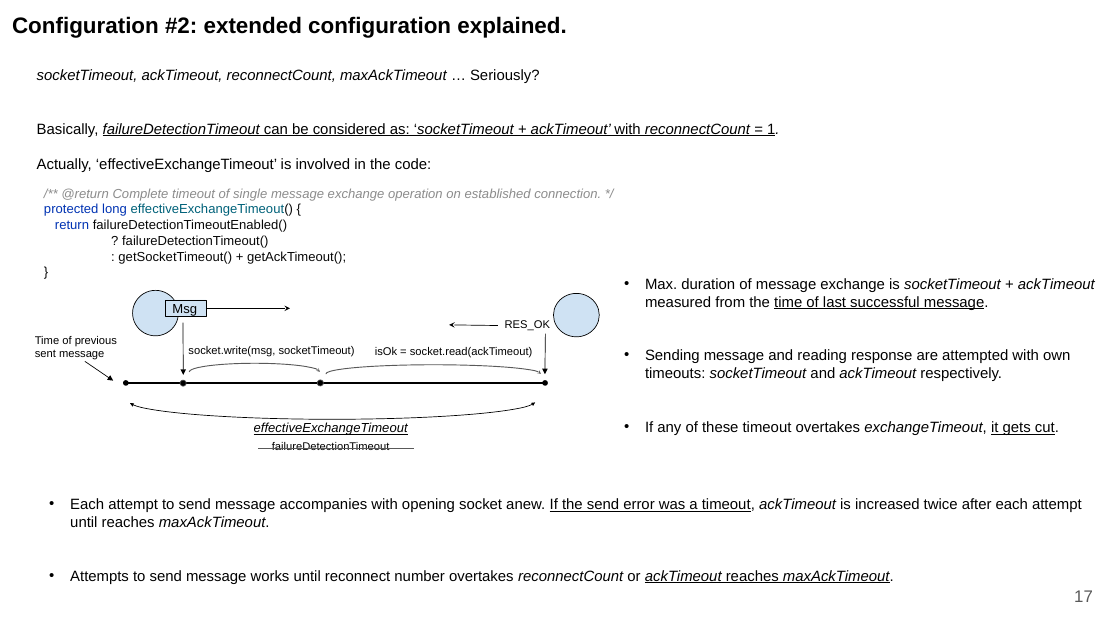
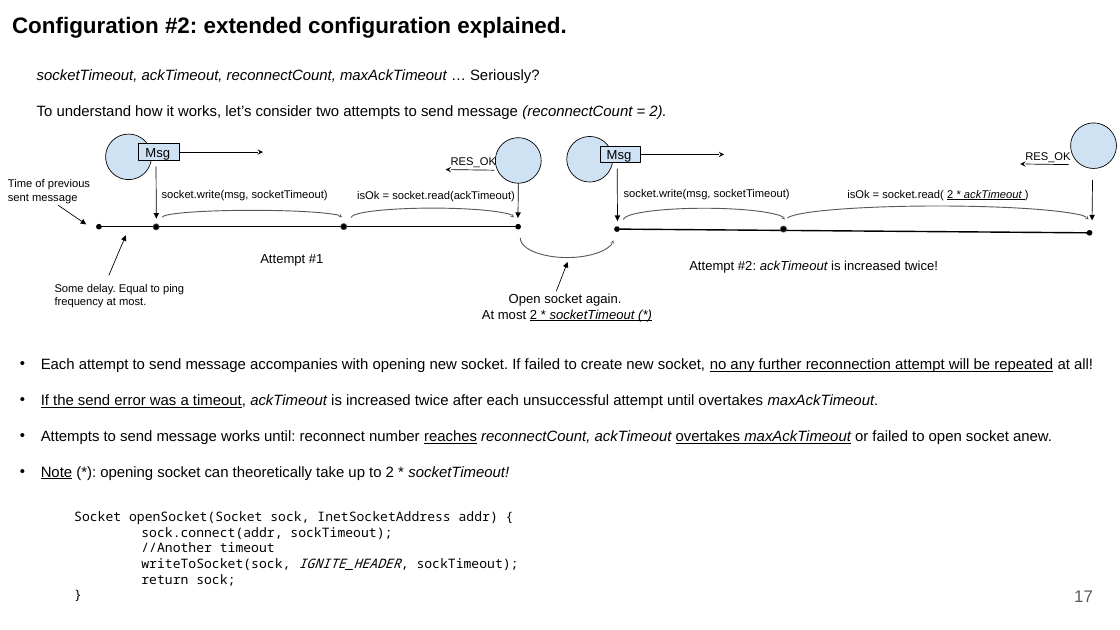
Before and after one commit to Vladsz83/doc, a slide deck: slide 18 of Discovery.pptx. Drawn at 1120x630 pixels with LibreOffice and Linux fonts; fonts in the diff are those of the drawing. Boxes give left, top, right and bottom in pixels: in the first picture for what was removed or moved away, otherwise in the second. Text is boxed around its words. In the diff, an @@ line names an element or a change of style, - is before the commit and + after.

Commit message:
fixed extended params

```diff
--- a/Discovery.pptx
+++ b/Discovery.pptx
@@ text at [37, 105, 666, 119]: text changed @@
-Basically, failureDetectionTimeout can be considered as: ‘socketTimeout + ackTimeout’ with reconnectCount = 1.
-Actually, ‘effectiveExchangeTimeout’ is involved in the code:
+To understand how it works, let’s consider two attempts to send message (reconnectCount = 2).
@@ rectangle "Msg": place and size @@
-rectangle "Msg" at [166, 300, 206, 316]
+rectangle "Msg" at [138, 144, 179, 161]
@@ text "RES_OK": place and size @@
-text "RES_OK" at [505, 320, 550, 330]
+text "RES_OK" at [451, 157, 496, 168]
@@ ellipse: place and size @@
-ellipse at [554, 294, 599, 337]
+ellipse at [566, 136, 612, 182]
@@ arrow moved from (498, 325) - (449, 325) to (494, 170) - (445, 169) @@
@@ 4 arrows, 2 texts, 2 ellipses, 1 double arrow: place and size @@
-4 arrows, 2 texts, 2 ellipses, 1 double arrow at [35, 290, 546, 386]
+4 arrows, 2 texts, 2 ellipses, 1 double arrow at [8, 134, 518, 230]
@@ group added at [55, 123, 1116, 321]: 7 texts, 6 arrows, 3 ellipses, 3 arc (boxed as its full ellipse)s, 1 double arrow, 1 rectangle @@
+Attempt #1
+Msg
+socket.write(msg, socketTimeout)
+isOk = socket.read( 2 * ackTimeout )
+Attempt #2: ackTimeout is increased twice!
+Some delay. Equal to ping frequency at most.
+Open socket again.
+At most 2 * socketTimeout (*)
+RES_OK
@@ text removed at [44, 188, 601, 264] @@
-/** @return Complete timeout of single message exchange operation on established connection. */
-protected long effectiveExchangeTimeout() {
-return failureDetectionTimeoutEnabled()
-? failureDetectionTimeout()
-: getSocketTimeout() + getAckTimeout();
-}
@@ text "isOk = socket.read(ackTimeout)": place and size @@
-text "isOk = socket.read(ackTimeout)" at [375, 347, 533, 358]
+text "isOk = socket.read(ackTimeout)" at [357, 191, 515, 201]
@@ arc (boxed as its full ellipse): place and size @@
-arc (boxed as its full ellipse) at [326, 365, 541, 383]
+arc (boxed as its full ellipse) at [351, 208, 514, 227]
@@ arc (boxed as its full ellipse): place and size @@
-arc (boxed as its full ellipse) at [189, 363, 320, 381]
+arc (boxed as its full ellipse) at [163, 210, 343, 224]
@@ ellipse: place and size @@
-ellipse at [317, 380, 323, 386]
+ellipse at [341, 224, 347, 230]
@@ text removed at [645, 278, 1095, 435] @@
-• Max. duration of message exchange is socketTimeout + ackTimeout measured from the time of last successful message.
-• Sending message and reading response are attempted with own timeouts: socketTimeout and ackTimeout respectively.
-• If any of these timeout overtakes exchangeTimeout, it gets cut.
@@ text at [41, 358, 1093, 480]: text changed @@
-• Each attempt to send message accompanies with opening socket anew. If the send error was a timeout, ackTimeout is increased twice after each attempt until reaches maxAckTimeout.
-• Attempts to send message works until reconnect number overtakes reconnectCount or ackTimeout reaches maxAckTimeout.
+• Each attempt to send message accompanies with opening new socket. If failed to create new socket, no any further reconnection attempt will be repeated at all!
+• If the send error was a timeout, ackTimeout is increased twice after each unsuccessful attempt until overtakes maxAckTimeout.
+• Attempts to send message works until: reconnect number reaches reconnectCount, ackTimeout overtakes maxAckTimeout or failed to open socket anew.
+• Note (*): opening socket can theoretically take up to 2 * socketTimeout!
@@ arc (boxed as its full ellipse) removed at [128, 382, 535, 419] @@
@@ text removed at [254, 422, 408, 450] @@
-effectiveExchangeTimeout
-failureDetectionTimeout
@@ line removed from (259, 448) to (414, 448) @@
@@ text added at [74, 511, 519, 586], 14 pt, text #000000 @@
+      Socket openSocket(Socket sock, InetSocketAddress addr) {
+      sock.connect(addr, sockTimeout);
+      //Another timeout
+      writeToSocket(sock, IGNITE_HEADER, sockTimeout);
+      return sock;
+      }
```
